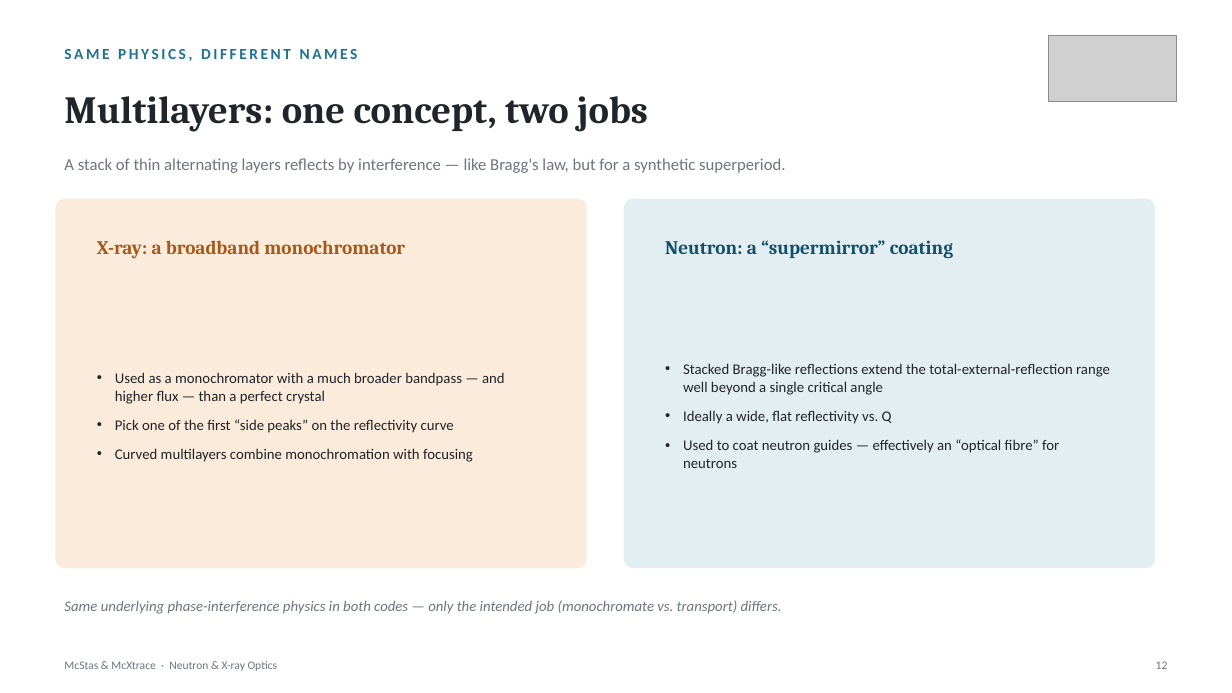
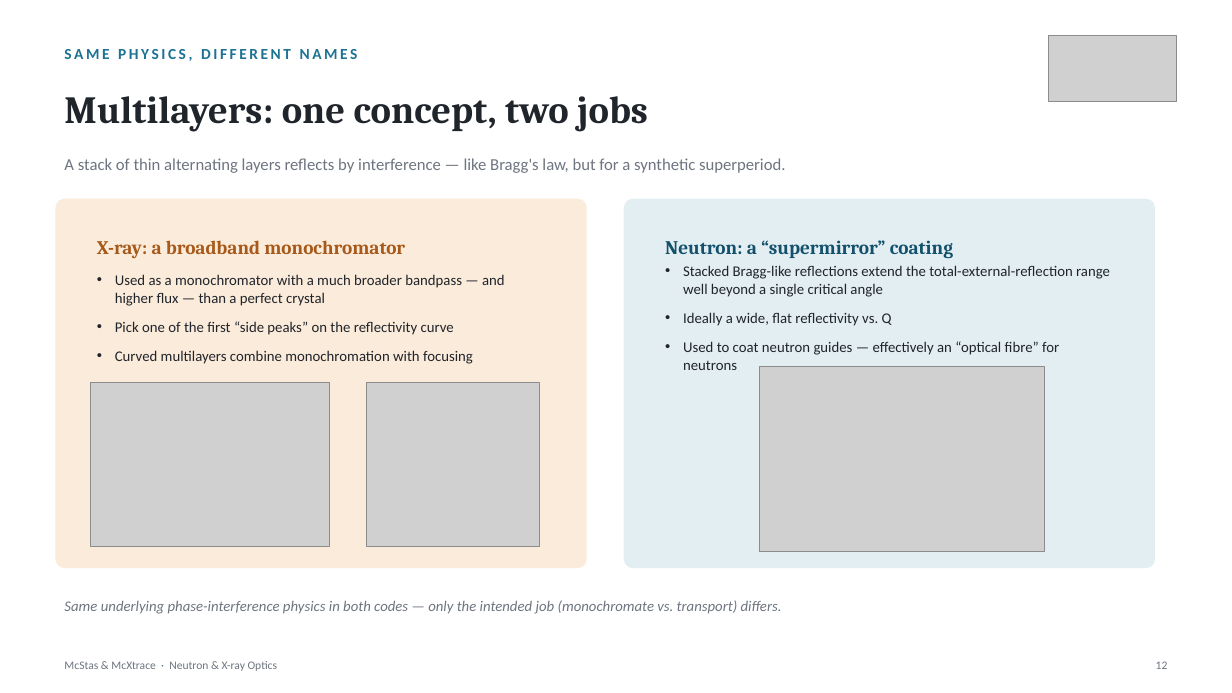
Before and after one commit to mccode-dev/PaNRAID, a slide deck: slide 12 of 22_September_Tuesday/05_afternoon_optics/McStas_McXtrace_Optics.pptx. Drawn at 1232x693 pixels with LibreOffice and Linux fonts; fonts in the diff are those of the drawing; grey boxes stand for pictures. Boxes give left, top, right and bottom in pixels: in the first picture for what was removed or moved away, otherwise in the second. Text is boxed around its words. In the diff, an @@ line names an element or a change of style, - is before the commit and + after.

```diff
--- a/22_September_Tuesday/05_afternoon_optics/McStas_McXtrace_Optics.pptx
+++ b/22_September_Tuesday/05_afternoon_optics/McStas_McXtrace_Optics.pptx
@@ text "Used as a monochromator with ..." moved from (x1=115, y1=372, x2=505, y2=462) to (x1=115, y1=274, x2=505, y2=364) @@
@@ text "Stacked Bragg-like reflections extend the ..." moved from (x1=683, y1=363, x2=1110, y2=468) to (x1=683, y1=265, x2=1110, y2=370) @@
@@ picture added at (x1=91, y1=383, x2=330, y2=547) @@
@@ picture added at (x1=367, y1=383, x2=539, y2=546) @@
@@ picture added at (x1=760, y1=366, x2=1044, y2=552) @@
```
Also in this commit, not shown: 10 other slides changed, 1 other file.
